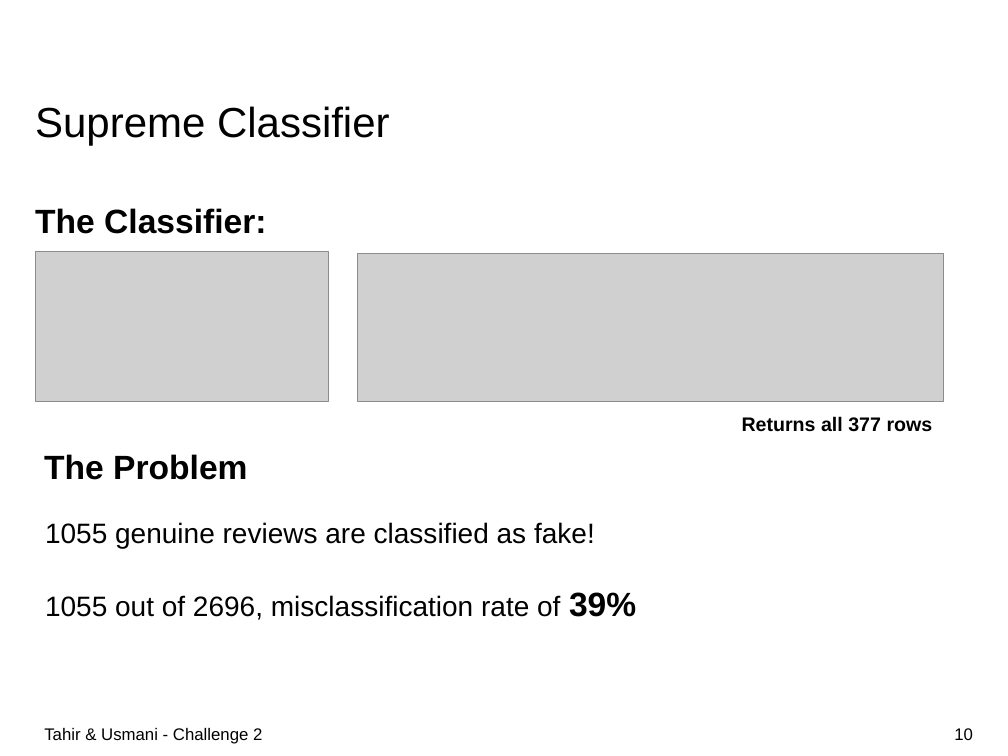
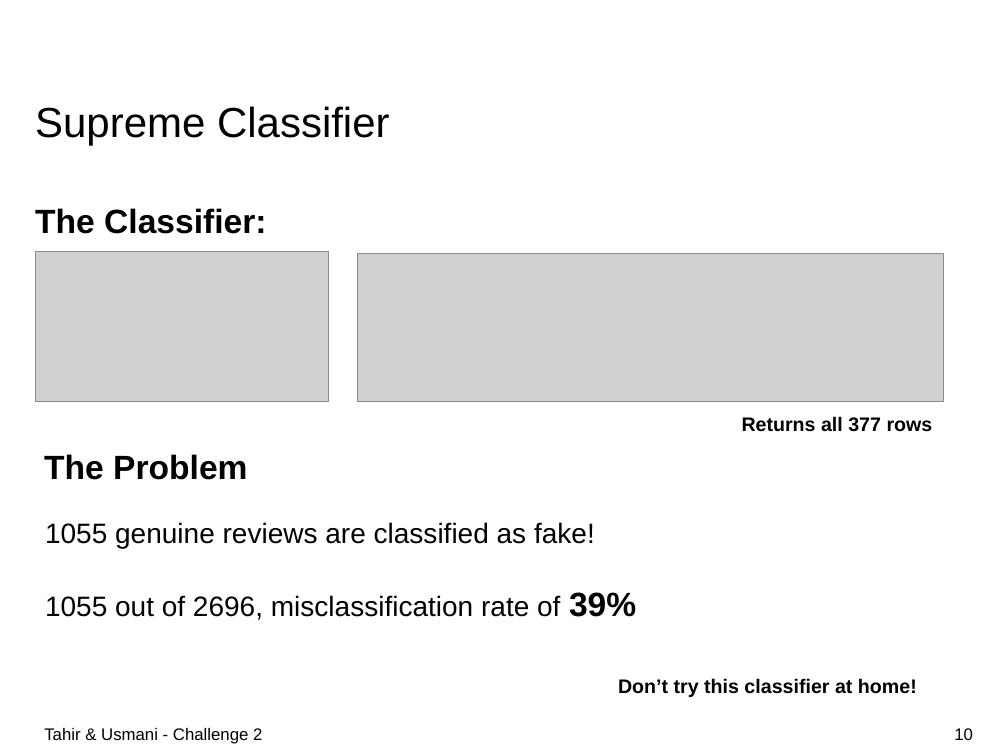
Before and after one commit to htahir1/Anomaly-Detection-Praktikum, a slide deck: slide 10 of Challenge 2/Presentation/Anomaly Detection Practical – Challenge II.pptx. Drawn at 1008x756 pixels with LibreOffice and Linux fonts; fonts in the diff are those of the drawing; grey boxes stand for pictures; background and template pictures are left out. Boxes give left, top, right and bottom in pixels: in the first picture for what was removed or moved away, otherwise in the second. Text is boxed around its words. In the diff, an @@ line names an element or a change of style, - is before the commit and + after.

```diff
--- a/Challenge 2/Presentation/Anomaly Detection Practical – Challenge II.pptx
+++ b/Challenge 2/Presentation/Anomaly Detection Practical – Challenge II.pptx
@@ text added at [618,678,917,697], 14 pt, text #000000, bold @@
+Don’t try this classifier at home!
```
Also in this commit, not shown: 1 other slide changed.
